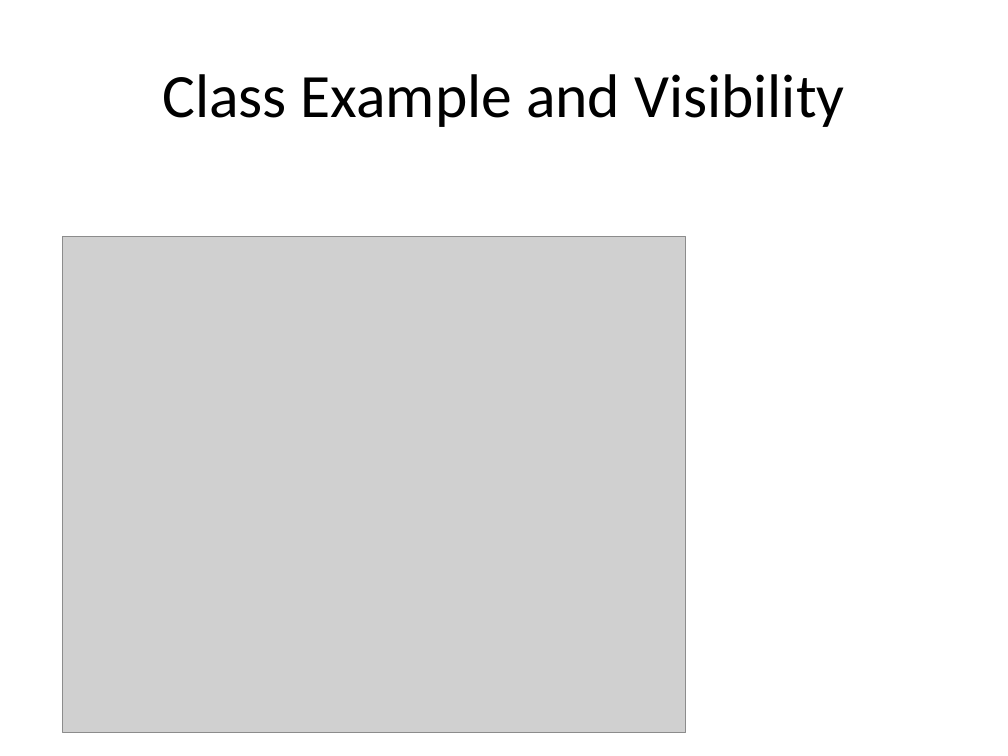
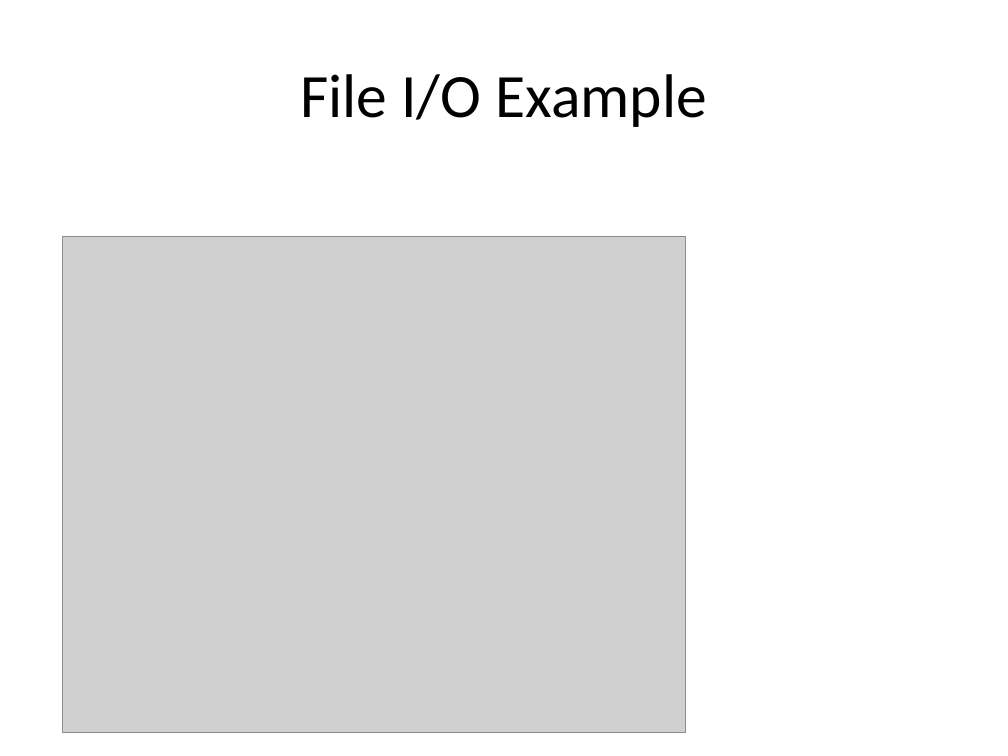
Before and after one commit to isurup/kalle-martin-group, a slide deck: slide 3 of OOPExam/04 File IO, Object Streams and Exceptions.pptx. Drawn at 1008x756 pixels with LibreOffice and Linux fonts; fonts in the diff are those of the drawing; grey boxes stand for pictures. Boxes give left, top, right and bottom in pixels: in the first picture for what was removed or moved away, otherwise in the second. Text is boxed around its words. In the diff, an @@ line names an element or a change of style, - is before the commit and + after.

```diff
--- a/OOPExam/04 File IO, Object Streams and Exceptions.pptx
+++ b/OOPExam/04 File IO, Object Streams and Exceptions.pptx
@@ title at (x1=300, y1=74, x2=706, y2=127): text changed @@
-Class Example and Visibility
+File I/O Example
```
Also in this commit, not shown: 2 other slides changed, 3 slides added, 3 slides removed.
